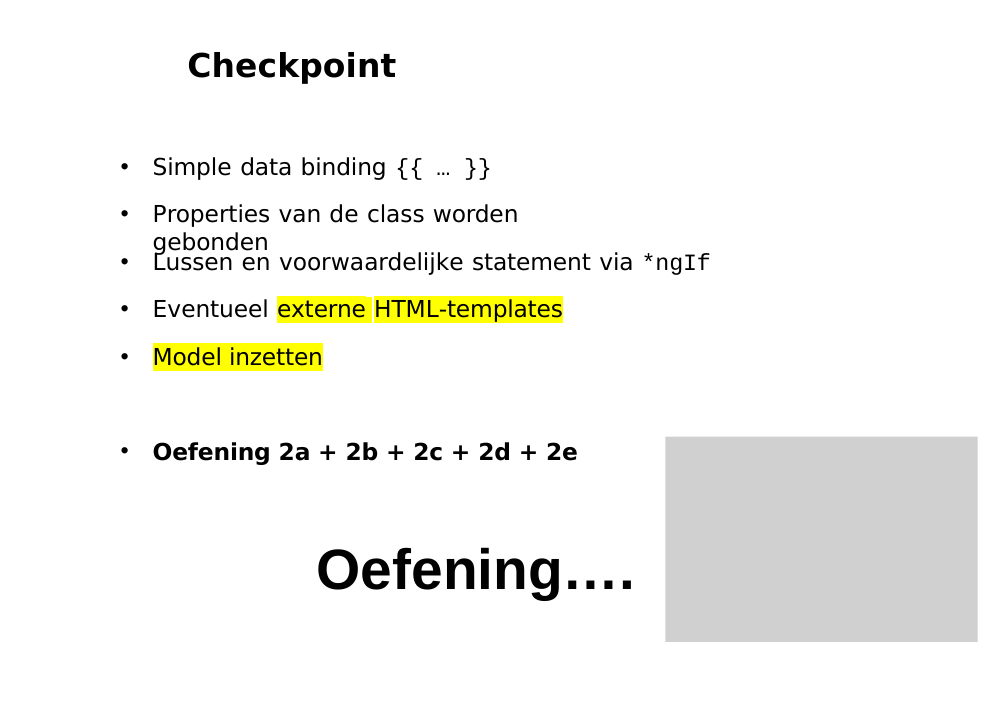
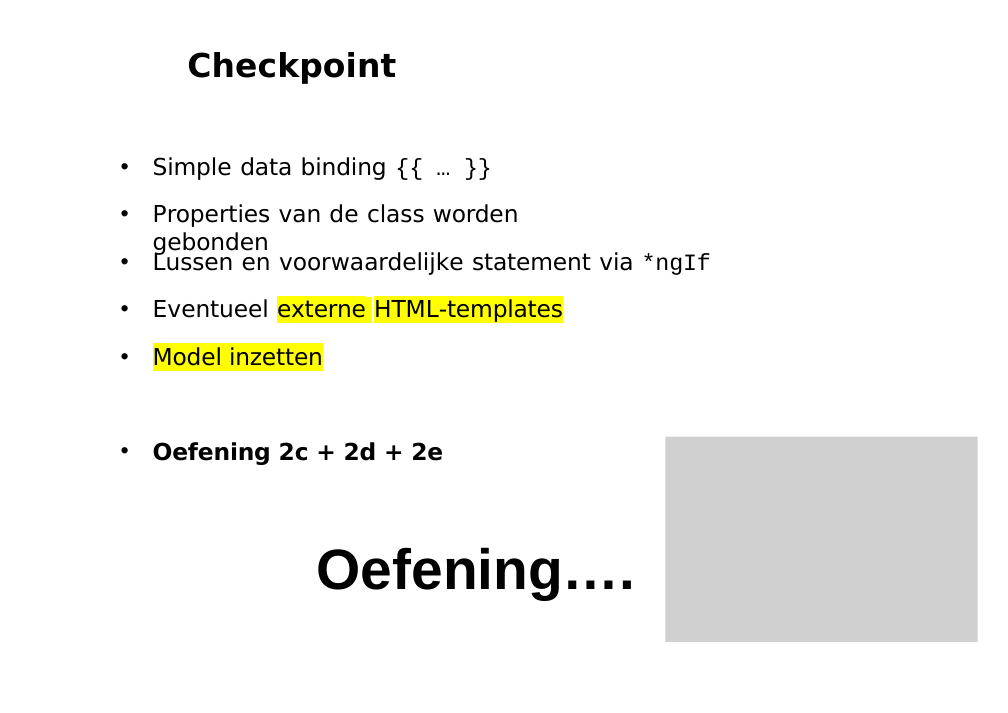
Before and after one commit to petereijgermans11/workshop-angular7, a slide deck: slide 16 of PPT/02- Angular Databinding.pptx. Drawn at 1008x713 pixels with LibreOffice and Linux fonts; fonts in the diff are those of the drawing; grey boxes stand for pictures. Boxes give left, top, right and bottom in pixels: in the first picture for what was removed or moved away, otherwise in the second. Text is boxed around its words. In the diff, an @@ line names an element or a change of style, - is before the commit and + after.

```diff
--- a/PPT/02- Angular Databinding.pptx
+++ b/PPT/02- Angular Databinding.pptx
@@ text at [153,442,443,465]: text changed @@
-• Oefening 2a + 2b + 2c + 2d + 2e
+• Oefening 2c + 2d + 2e
```
Also in this commit, not shown: 3 other slides changed, 10 other files.
